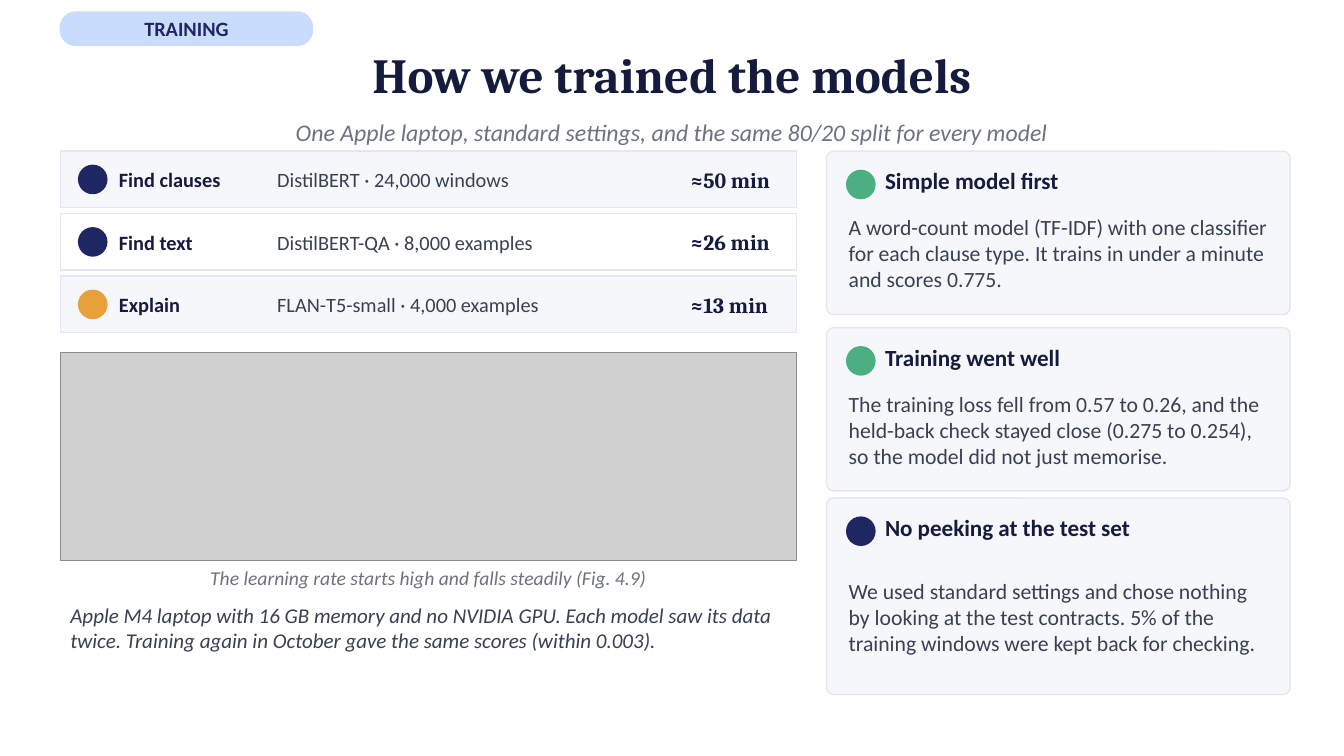
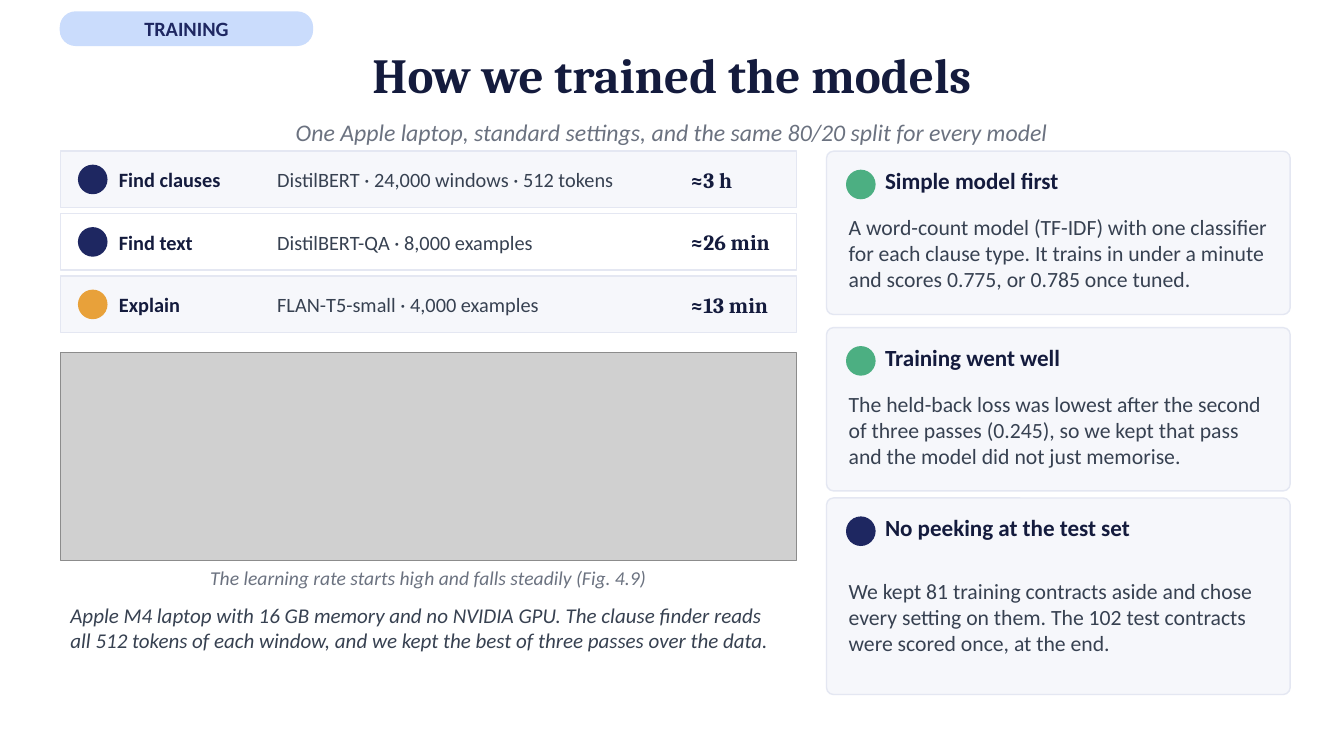
Before and after one commit to afnanmz168/clausify-p3, a slide deck: slide 8 of P25301051-p3-presentation-15-slides.pptx. Drawn at 1344x756 pixels with LibreOffice and Linux fonts; fonts in the diff are those of the drawing; grey boxes stand for pictures. Boxes give left, top, right and bottom in pixels: in the first picture for what was removed or moved away, otherwise in the second. Text is boxed around its words. In the diff, an @@ line names an element or a change of style, - is before the commit and + after.

```diff
--- a/P25301051-p3-presentation-15-slides.pptx
+++ b/P25301051-p3-presentation-15-slides.pptx
@@ text at <box>277,173,613,190</box>: text changed @@
-DistilBERT · 24,000 windows
+DistilBERT · 24,000 windows · 512 tokens
@@ text at <box>690,173,732,188</box>: text changed @@
-≈50 min
+≈3 h
@@ text at <box>849,219,1266,290</box>: text changed @@
-A word-count model (TF-IDF) with one classifier for each clause type. It trains in under a minute and scores 0.775.
+A word-count model (TF-IDF) with one classifier for each clause type. It trains in under a minute and scores 0.775, or 0.785 once tuned.
@@ text at <box>849,397,1260,468</box>: text changed @@
-The training loss fell from 0.57 to 0.26, and the held-back check stayed close (0.275 to 0.254), so the model did not just memorise.
+The held-back loss was lowest after the second of three passes (0.245), so we kept that pass and the model did not just memorise.
@@ text at <box>849,584,1252,654</box>: text changed @@
-We used standard settings and chose nothing by looking at the test contracts. 5% of the training windows were kept back for checking.
+We kept 81 training contracts aside and chose every setting on them. The 102 test contracts were scored once, at the end.
@@ text at <box>70,608,767,652</box>: text changed @@
-Apple M4 laptop with 16 GB memory and no NVIDIA GPU. Each model saw its data twice. Training again in October gave the same scores (within 0.003).
+Apple M4 laptop with 16 GB memory and no NVIDIA GPU. The clause finder reads all 512 tokens of each window, and we kept the best of three passes over the data.
```
Also in this commit, not shown: 7 other slides changed.
